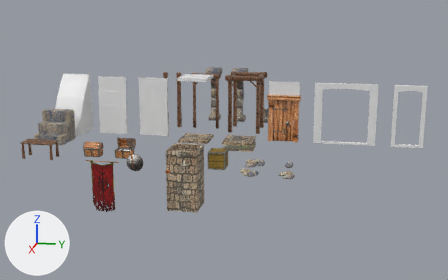
Renders of the COLLADA model 04 Collada/Resources/ModularDungeon/Assets.dae from each side of a commit.
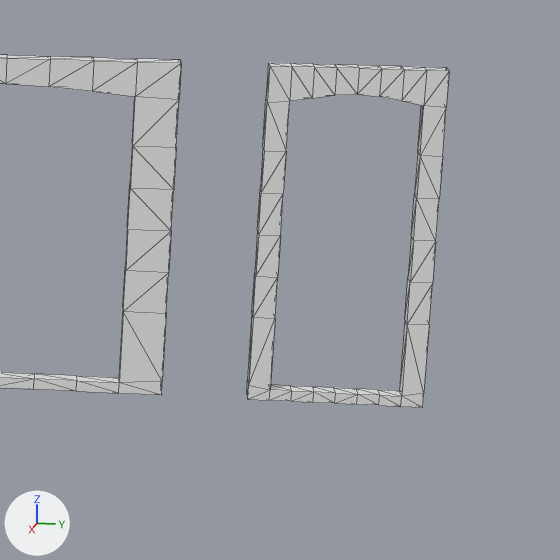
There are two pictures of each version: one whole from a 50 mm lens placed at (40.58, 10.07, 10.03), pointed at (0.6, 2.07, 0.03), one close up on the part from 77% to 100% of the width and 26% to 63% of the height. Every picture has the same lights, and +X, +Y and +Z are marked at lower left. The close-ups show mesh edges as thin lines. Where no turn or scale is listed for an object, it has been applied to the vertices.

Names of what the first close-up shows: 'Dn_Door_2', 'Dn_Door_3'.
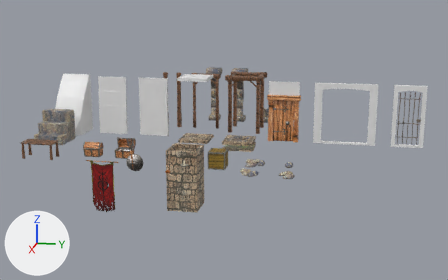
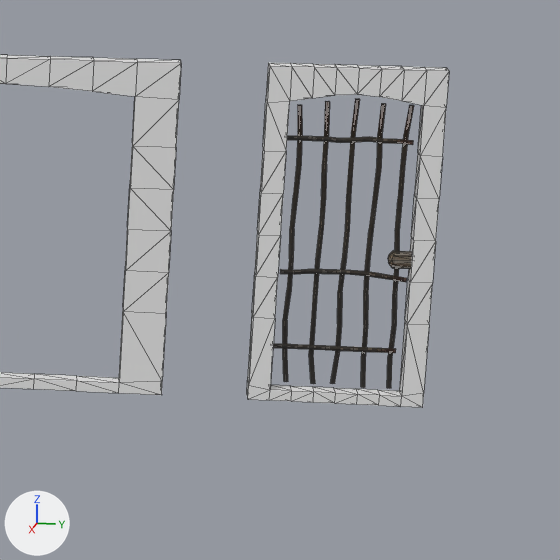
Diff of the bpy script that builds the scene:
```diff
--- a/04 Collada/Resources/ModularDungeon/Assets.dae.py
+++ b/04 Collada/Resources/ModularDungeon/Assets.dae.py
@@ me_dn_jail_1 @@
+me_dn_jail_1.from_pydata(...)  # 1000 vertices, 1964 faces; spans x -0.06..0.07, y -0.78..0.89, z 0.18..3.62
+me_dn_jail_1.materials.append(mat_material_metal)  # picture img_metal_rust_d_jpg
@@ ob_dn_jail_1 @@
+ob_dn_jail_1 = bpy.data.objects.new('Dn_Jail_1', me_dn_jail_1)
+ob_dn_jail_1.location = (0.0, 14.0, 0.0)
```

What differs and where, as boxes [x1, y1, x2, y2] in the close-ups (560 x 560 px):
'Dn_Jail_1', added (black)
    after: [273, 99, 414, 388]
